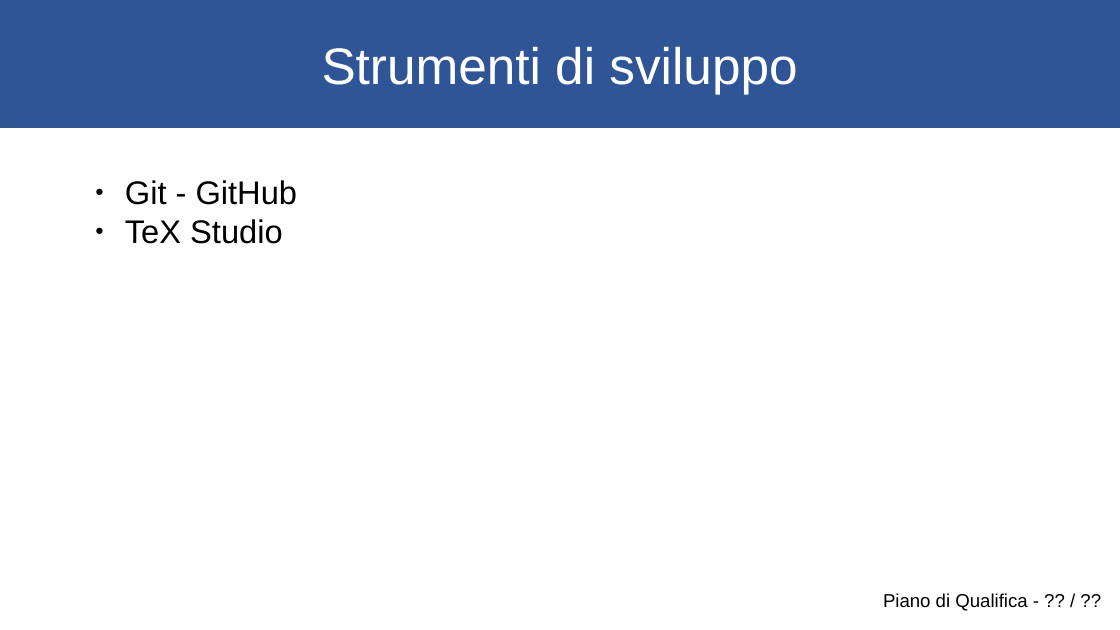
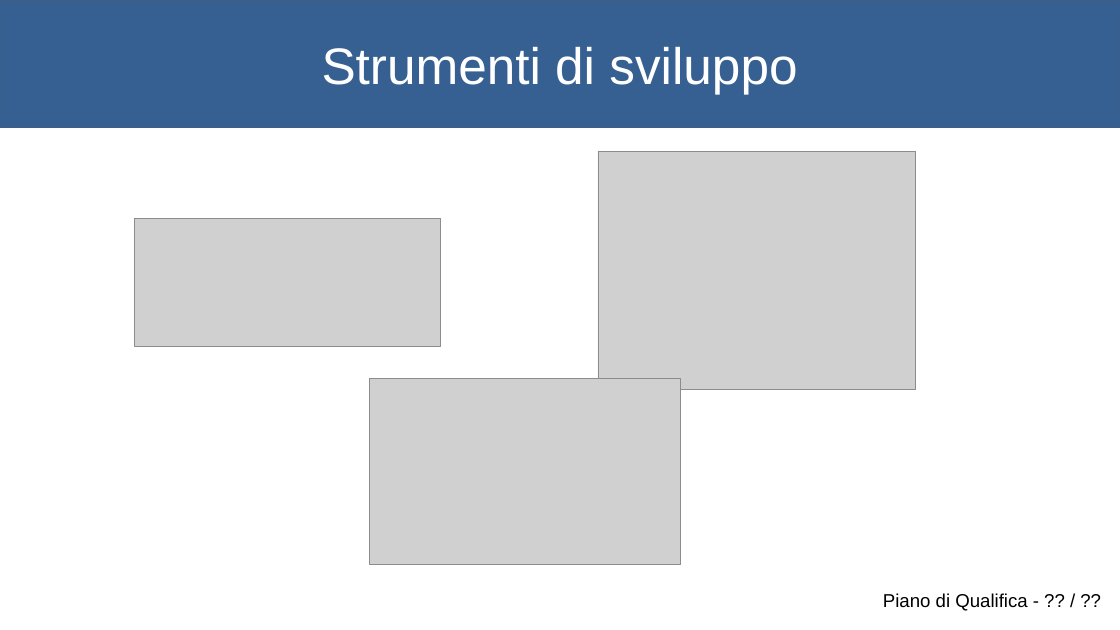
Before and after one commit to KaleidosCodeTeam/SWEDesigner, a slide deck: slide 35 of Presentazione/KaleidosCode_RR.pptx. Drawn at 1120x630 pixels with LibreOffice and Linux fonts; fonts in the diff are those of the drawing; grey boxes stand for pictures. Boxes give left, top, right and bottom in pixels: in the first picture for what was removed or moved away, otherwise in the second. Text is boxed around its words. In the diff, an @@ line names an element or a change of style, - is before the commit and + after.

```diff
--- a/Presentazione/KaleidosCode_RR.pptx
+++ b/Presentazione/KaleidosCode_RR.pptx
@@ picture added at (598,151,916,390) @@
@@ text removed at (125,180,298,244) @@
-● Git - GitHub
-● TeX Studio
@@ picture added at (134,218,441,346) @@
@@ picture added at (370,378,681,565) @@
```
Also in this commit, not shown: 35 other slides changed, 1 other file.
